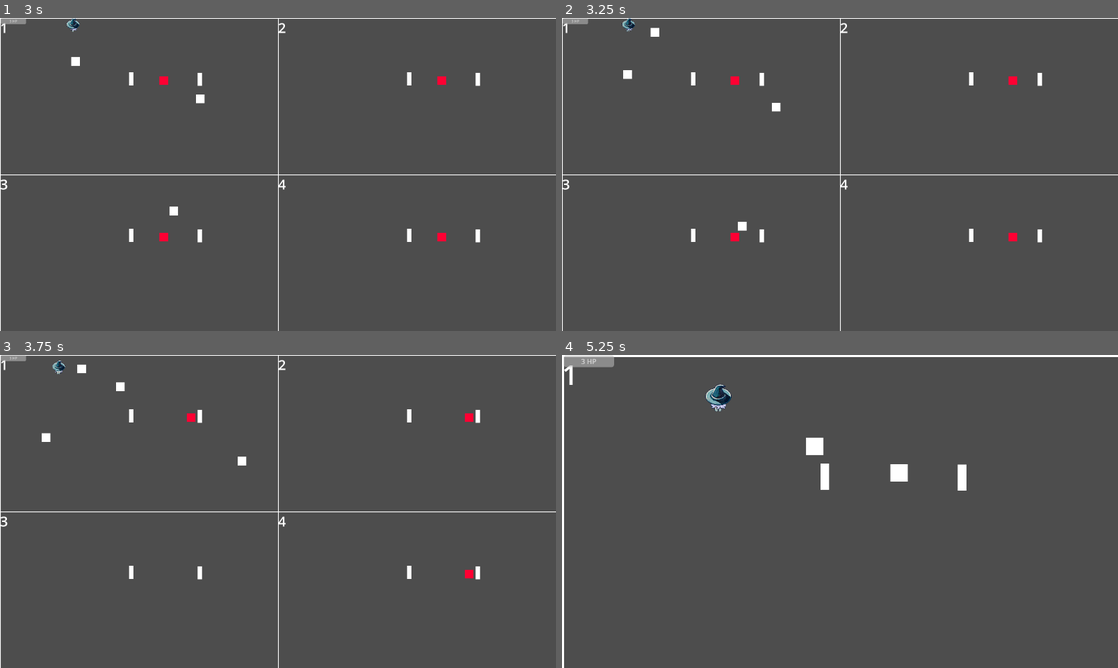
Above: before the commit, frames 1-4 (two rows, left to right).
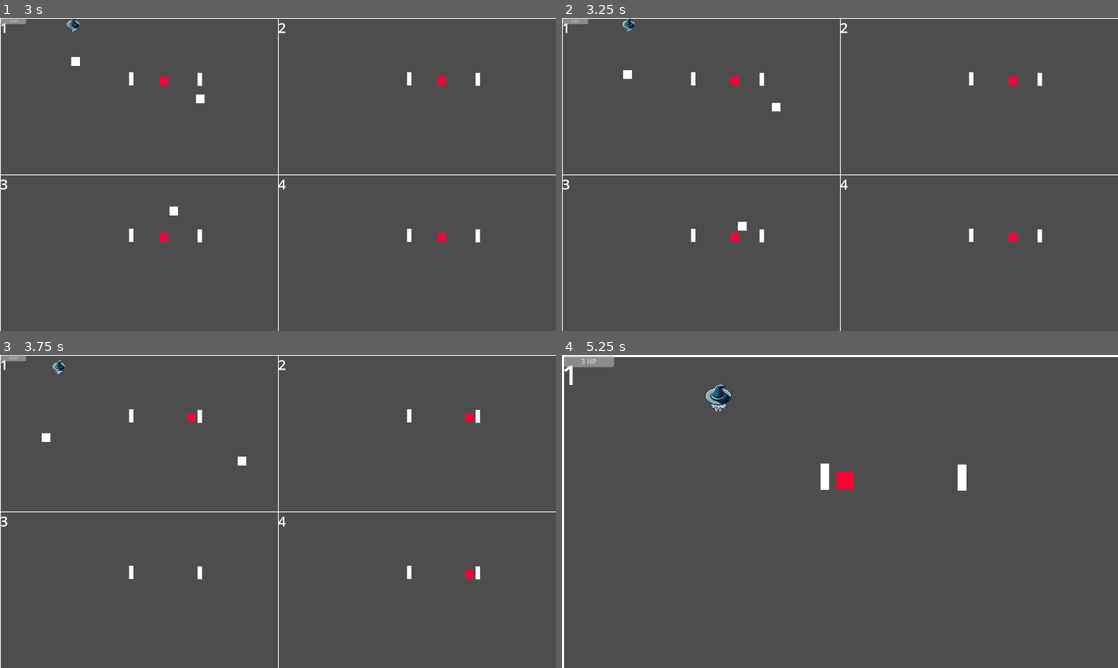
Above: after the commit, the same moments.

Repository: Profedejocs/Game-Off-Jam-2023
Game: Godot game, scene res://Game.tscn
Same seed, same stepped clock (60 frames per second), same inputs: the game is played once before the commit and once after it.
Inputs (mouse positions are in pixels of both pictures, inside the frame that each line leads up to):
- Up to frame 1 (3 s): move the mouse to (250, 237) at 0.52 s; press the mouse at (250, 237) at 0.53 s; hold W (up) 0.53-2.03 s; move the mouse to (444, 221) at 1.27 s; release the mouse at (444, 221) at 1.28 s; click (444, 221) at 1.35 s; move the mouse to (111, 127) at 2.02 s; hold E (zoom_in) 2.03-2.78 s; hold A (left) from 2.03 s (still down); click (111, 127) at 2.3 s; move the mouse to (305, 174) at 2.77 s; tap Q (zoom_out) at 2.85 s
- Up to frame 2 (3.25 s): keep holding A (left); click (867, 174) at 3.05 s
- Up to frame 3 (3.75 s): move the mouse to (194, 433) at 3.52 s; release A (left) at 3.53 s; press the mouse at (194, 433) at 3.53 s; hold S (down) from 3.53 s (still down)
- Up to frame 4 (5.25 s): move the mouse to (962, 495) at 4.27 s; release S (down) at 4.28 s; release the mouse at (962, 495) at 4.28 s; hold D (right) 4.28-5.03 s; click (962, 495) at 4.35 s; move the mouse to (728, 527) at 5.02 s; hold W (up) from 5.03 s (still down); hold E (zoom_in) from 5.03 s (still down)

Frame 1 is identical in both runs. In frame 2, less than 0.1% of the frame differs, in the area x 15-18%, y 3-6%; in frame 3, less than 0.1%; in frame 4, 0.5%, in the area x 43-63%, y 26-43%.

Commit message:
Selecting tiles and shooting only when zooming

Diff:
--- a/Godot-1/Game.gd
+++ b/Godot-1/Game.gd
@@ -1,5 +1,6 @@
 extends Node2D
 
+var zooming = false
 func _input(event):
 	if event.is_action_pressed("zoom_out"):
 		$Camera2D.zoom.x = max($Camera2D.zoom.x/2, 0.25)
@@ -10,9 +11,12 @@
 
 func _process(delta):
 	if $Camera2D.zoom == Vector2.ONE:
+		zooming = false
 		$Camera2D.position.x = int($Player.global_position.x/1280)*1280
 		$Camera2D.position.y = int($Player.global_position.y/720)*720
 	else:
+		zooming = true
 		$Camera2D.position = Vector2.ZERO
+	Global.zooming = zooming
 	$Control/ProgressBar.value = $Player.hp
 	$Control/Label.text = str(max($Player.hp, 0))+" HP"
--- a/Godot-1/Player/Player.gd
+++ b/Godot-1/Player/Player.gd
@@ -77,7 +77,7 @@
 		Global.game_over = true
 
 func _input(event):
-	if event.is_action_pressed("shoot"):
+	if event.is_action_pressed("shoot") and not Global.zooming:
 		fire(self.mouse_dir)
 
 func fire(angle):
--- a/Godot-1/global.gd
+++ b/Godot-1/global.gd
@@ -1,7 +1,7 @@
 extends Node
 
 var game_over = false
-
+var zooming = false
 func _physics_process(delta):
 	if game_over:
 		get_tree().quit()
--- a/Godot-1/main.gd
+++ b/Godot-1/main.gd
@@ -1,4 +1,12 @@
 extends Node2D
-
-func _process(delta):
-	pass
+var mouse_inside = false
+var selected = false
+func _on_area_2d_mouse_entered(): mouse_inside = true
+func _on_area_2d_mouse_exited():
+	mouse_inside = false
+	if selected:
+		print("Deselected")
+		selected = mouse_inside
+func _input(event): if mouse_inside and event.is_action_pressed("select"):
+	print("Selected or deselected")
+	selected = not selected
--- a/Godot-1/project.godot
+++ b/Godot-1/project.godot
@@ -73,6 +73,11 @@
 "events": [Object(InputEventKey,"resource_local_to_scene":false,"resource_name":"","device":-1,"window_id":0,"alt_pressed":false,"shift_pressed":false,"ctrl_pressed":false,"meta_pressed":false,"pressed":false,"keycode":69,"physical_keycode":0,"key_label":0,"unicode":101,"echo":false,"script":null)
 ]
 }
+select={
+"deadzone": 0.5,
+"events": [Object(InputEventMouseButton,"resource_local_to_scene":false,"resource_name":"","device":-1,"window_id":0,"alt_pressed":false,"shift_pressed":false,"ctrl_pressed":false,"meta_pressed":false,"button_mask":0,"position":Vector2(0, 0),"global_position":Vector2(0, 0),"factor":1.0,"button_index":1,"canceled":false,"pressed":false,"double_click":false,"script":null)
+]
+}
 
 [rendering]
 
--- a/Godot-1/tile.tscn
+++ b/Godot-1/tile.tscn
@@ -1,10 +1,13 @@
-[gd_scene load_steps=4 format=3 uid="uid://dyhstebufiwf"]
+[gd_scene load_steps=5 format=3 uid="uid://dyhstebufiwf"]
 
 [ext_resource type="Script" path="res://main.gd" id="1_1dsd5"]
 [ext_resource type="PackedScene" uid="uid://bht0hb7k74fyj" path="res://Enemy/Enemy.tscn" id="2_jmt40"]
 
 [sub_resource type="RectangleShape2D" id="RectangleShape2D_6kxmb"]
 size = Vector2(20, 60)
+
+[sub_resource type="RectangleShape2D" id="RectangleShape2D_jasr0"]
+size = Vector2(1280, 720)
 
 [node name="Main" type="Node2D"]
 script = ExtResource("1_1dsd5")
@@ -67,3 +70,12 @@
 offset_top = 720.0
 offset_right = 1280.0
 offset_bottom = 725.0
+
+[node name="Area2D" type="Area2D" parent="."]
+
+[node name="CollisionShape2D" type="CollisionShape2D" parent="Area2D"]
+position = Vector2(640, 360)
+shape = SubResource("RectangleShape2D_jasr0")
+
+[connection signal="mouse_entered" from="Area2D" to="." method="_on_area_2d_mouse_entered"]
+[connection signal="mouse_exited" from="Area2D" to="." method="_on_area_2d_mouse_exited"]
